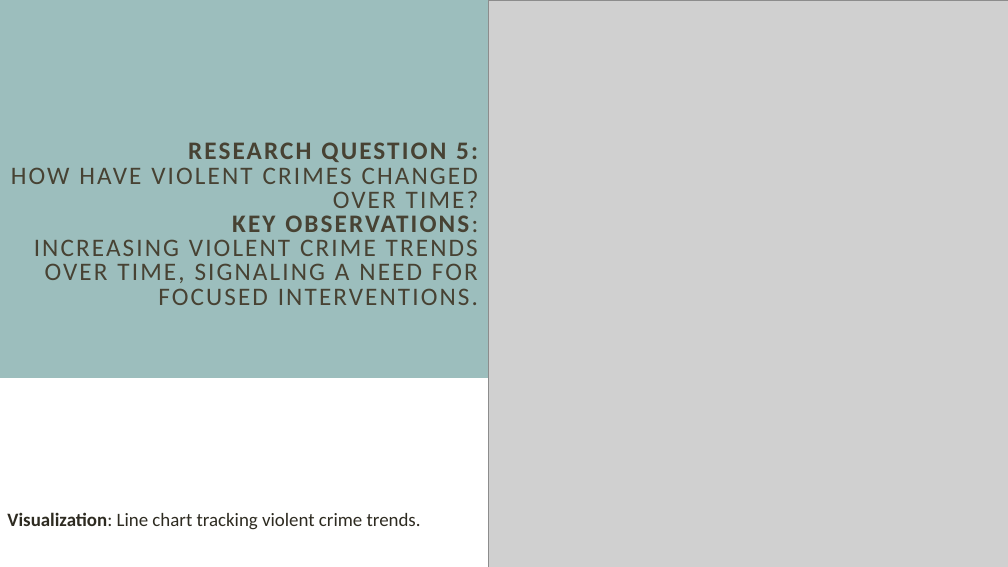
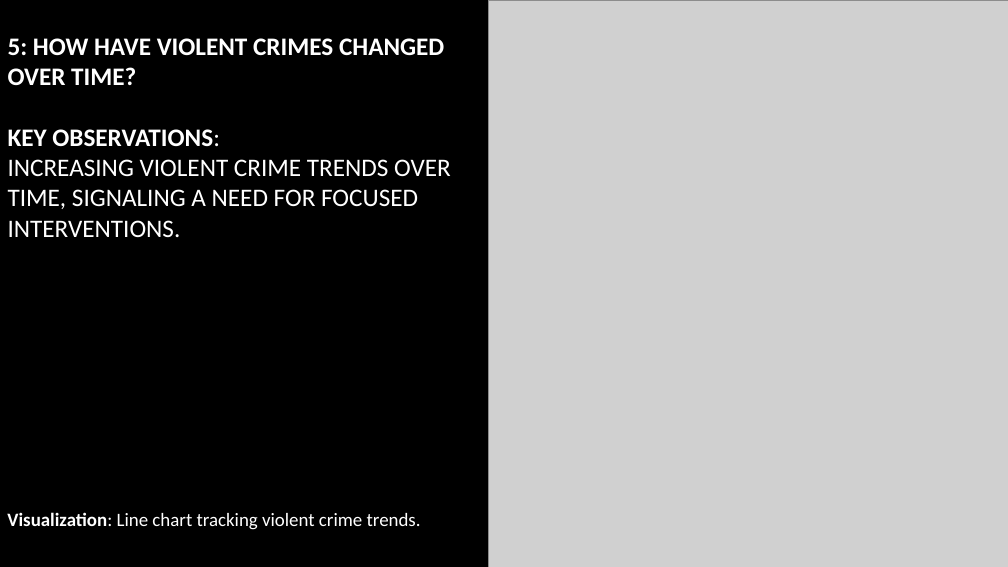
Before and after one commit to EngrIBGIT/Advanced-Data-Analytics---Portfolio-Project-for-DataPulse, a slide deck: slide 17 of presentation/Analysis_of_Police_Recorded_Data_Ibrahim_.pptx (slide 13 before the commit). Drawn at 1008x567 pixels with LibreOffice and Linux fonts; fonts in the diff are those of the drawing; grey boxes stand for pictures; background and template pictures are left out. Boxes give left, top, right and bottom in pixels: in the first picture for what was removed or moved away, otherwise in the second. Text is boxed around its words. In the diff, an @@ line names an element or a change of style, - is before the commit and + after.

```diff
--- a/presentation/Analysis_of_Police_Recorded_Data_Ibrahim_.pptx
+++ b/presentation/Analysis_of_Police_Recorded_Data_Ibrahim_.pptx
@@ background #FFFFFF to picture (left out) @@
@@ title "5: HOW HAVE VIOLENT CRIMES ..." at [8,38,451,237]: vertical alignment middle to bottom @@
@@ rectangle removed at [0,0,1008,378] @@
@@ title at [8,38,451,237]: text changed; text colour #474233 to #FFFFFF @@
-RESEARCH QUESTION 5:
-HOW HAVE VIOLENT CRIMES CHANGED OVER TIME?
-KEY OBSERVATIONS:
-INCREASING VIOLENT CRIME TRENDS OVER TIME, SIGNALING A NEED FOR FOCUSED INTERVENTIONS.
+5: HOW HAVE VIOLENT CRIMES CHANGED OVER TIME?
+KEY OBSERVATIONS:
+INCREASING VIOLENT CRIME TRENDS OVER TIME, SIGNALING A NEED FOR FOCUSED INTERVENTIONS.
@@ text "Visualization: Line chart tracking violent ..." at [7,512,421,530]: text colour #2E2B21 to #FFFFFF @@
```
Also in this commit, not shown: 18 other slides changed, 9 slides added, 4 slides removed.
